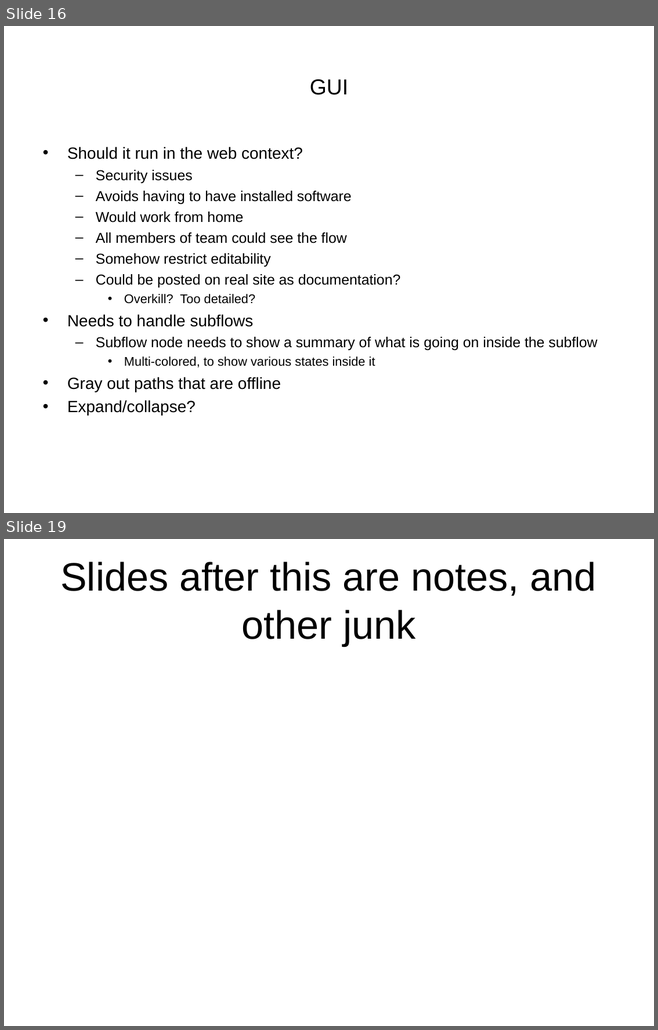
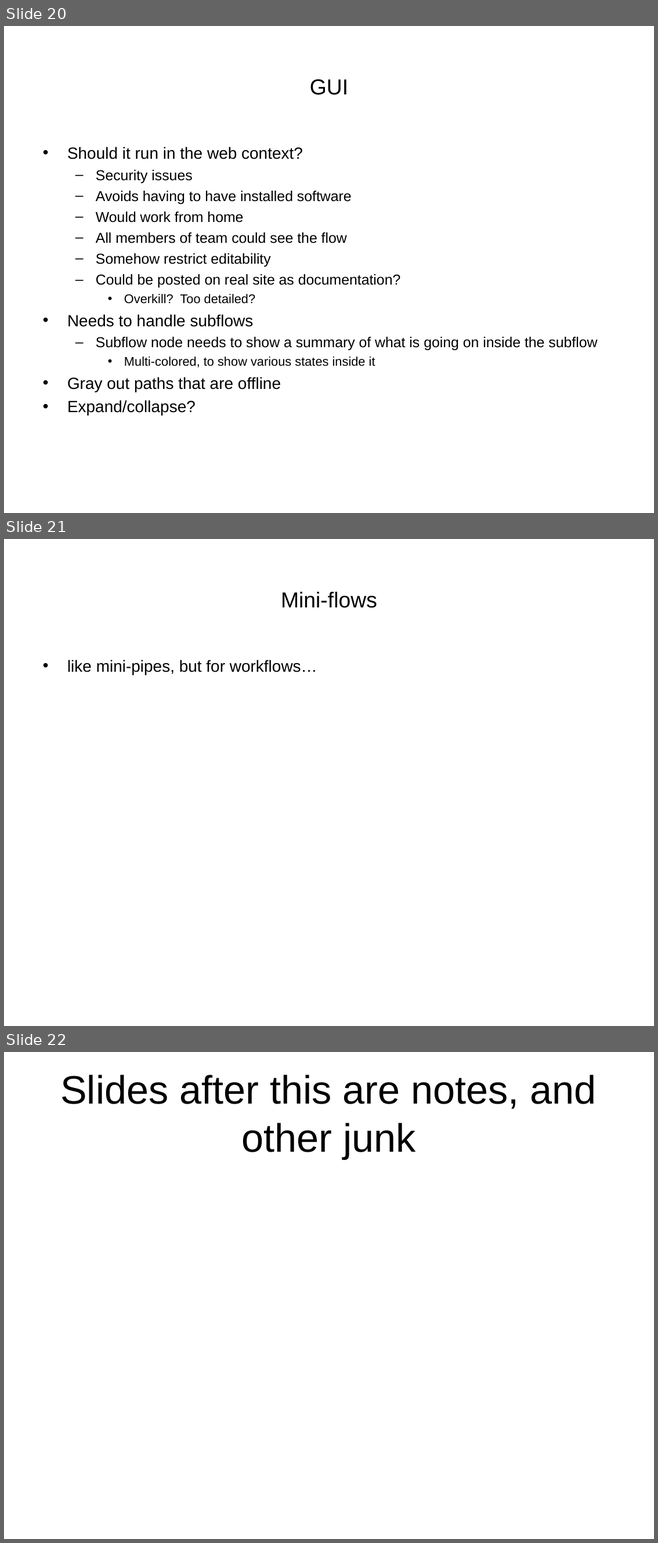
Before and after one commit to VEuPathDB/ApiCommonData, a slide deck: Load/doc/workflow/plasmodb/7.7/ApiWorkFlow.ppt. Shown one above the other, each under a label of ours: slides 16 and 19 before the commit, slides 20, 21 and 22 after it; the slides between them are not shown. The pictures are 658x1030 and 658x1543 pixels, drawn with LibreOffice and Linux fonts; fonts in the diff are those of the drawing. Boxes give left, top, right and bottom in pixels: in the first picture for what was removed or moved away, otherwise in the second. Text is boxed around its words. In the diff, an @@ line names an element or a change of style, - is before the commit and + after.

```diff
--- a/Load/doc/workflow/plasmodb/7.7/ApiWorkFlow.ppt
+++ b/Load/doc/workflow/plasmodb/7.7/ApiWorkFlow.ppt
@@ slide 21 added at (4,539,654,1026), background #FFFFFF @@
@@ title added at (281,592,377,608), 24 pt, text #000000 @@
+Mini-flows
@@ text added at (67,660,317,675), 18 pt, text #000000 @@
+• like mini-pipes, but for workflows…
@@ what was slide 16 is now slide 20 @@
@@ what was slide 19 is now slide 22 @@
```
Also in this commit, not shown: 8 slides changed, 3 other slides added, 1 slide removed, 4 other files.
